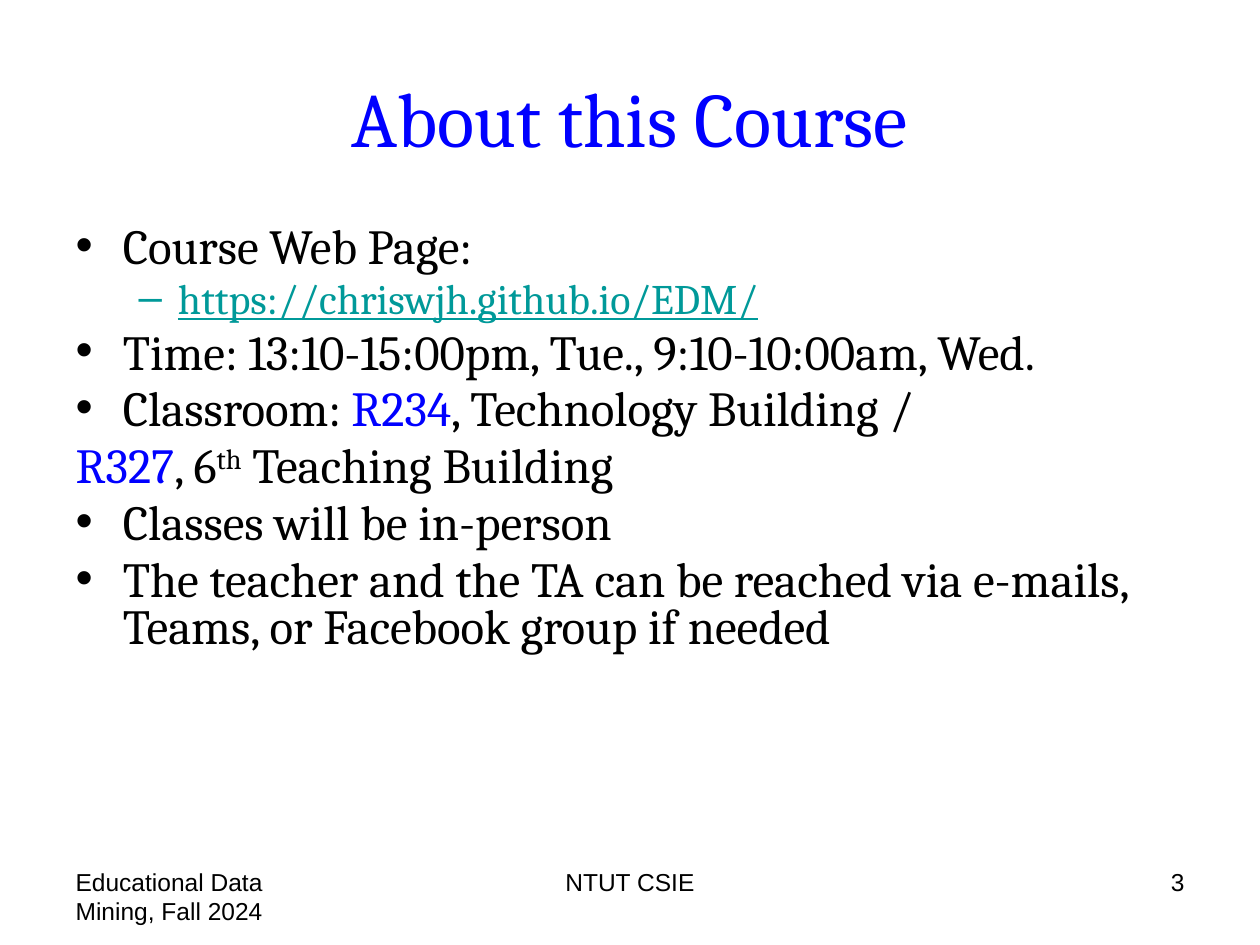
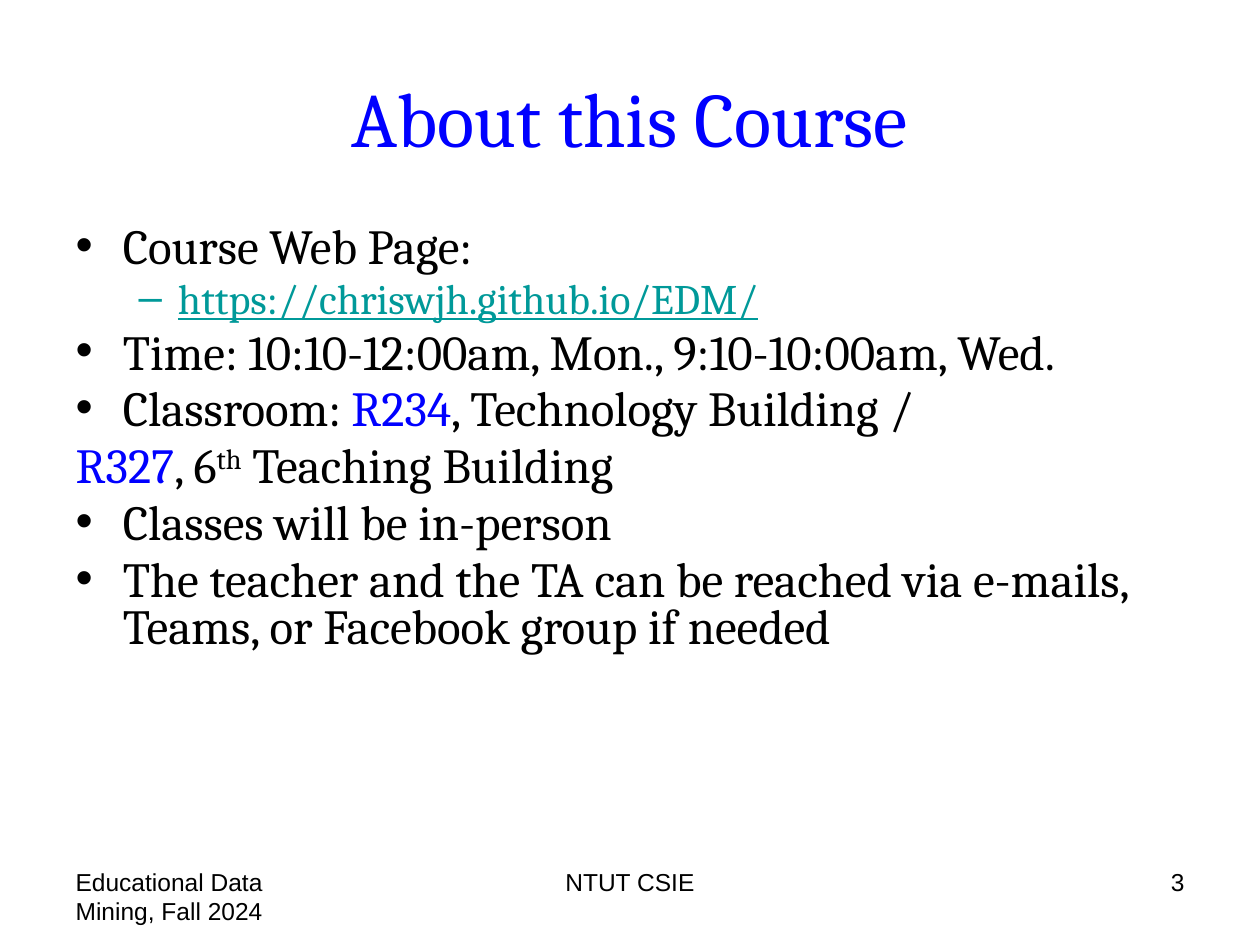
Before and after one commit to chriswjh/chriswjh.github.io, a slide deck: slide 3 of EDM/00-overview.pptx. Drawn at 1260x945 pixels with LibreOffice and Linux fonts; fonts in the diff are those of the drawing. Boxes give left, top, right and bottom in pixels: in the first picture for what was removed or moved away, otherwise in the second. Text is boxed around its words. In the diff, an @@ line names an element or a change of style, - is before the commit and + after.

```diff
--- a/EDM/00-overview.pptx
+++ b/EDM/00-overview.pptx
@@ text at (123,336,1055,377): text changed @@
-• Time: 13:10-15:00pm, Tue., 9:10-10:00am, Wed.
+• Time: 10:10-12:00am, Mon., 9:10-10:00am, Wed.
```
Also in this commit, not shown: 2 other slides changed, 1 slide removed.
